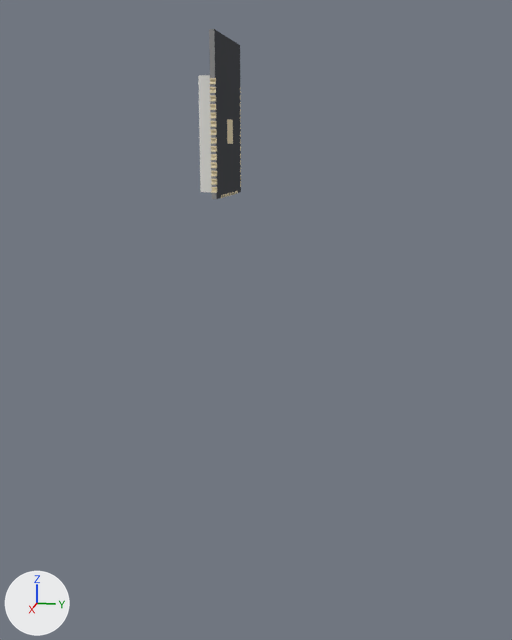
A saved change to the Blender file design/model.blend.
Before and after are seen from a camera (50 mm lens) standing at (15.7, 3.74, -0.57) and looking at (-0.07, 0.58, -4.52). Arrows for +X, +Y and +Z are at lower left; the lights stay in place.

In view in the first picture: 'esp32'.
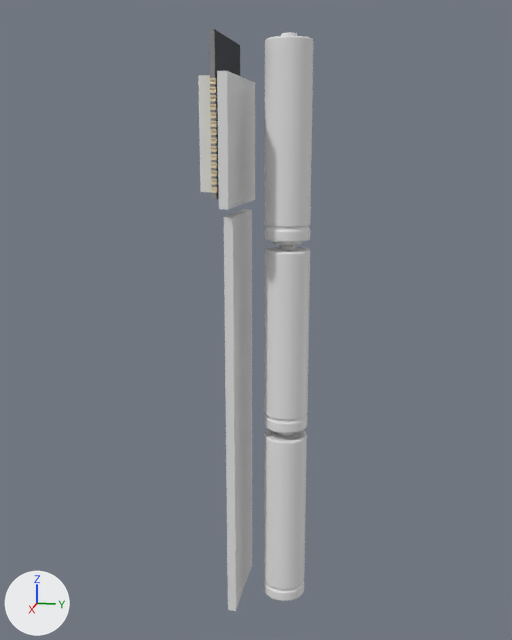
The newer file is also turned or shifted as a whole; pictures and numbers use the older file's frame.

Location of each change, (x1, y1, x2, y2) in pixels of the pictures (512 x 640 px):
'soil sensor', added
    after: (224, 209, 252, 611)
'2xAAA.002', added
    after: (264, 33, 314, 245)
'2xAAA.001', added
    after: (264, 245, 310, 434)
'2xAAA', added
    after: (264, 429, 307, 601)
'PCB', added
    after: (217, 71, 255, 210)

The change in detail:
Mesh me_2xaaa is new.
It has 3232 vertices, 2152 faces and spans x 38.7..71.9, y -2.1..35.3, z -10.5..12.4.
Mesh me_cube_001 is new.
It is a box spanning x -1.0..1.0, y 0.0..0.2, z -2.0..7.5.
Mesh me_cube_002 is new.
It is a box spanning x -1.4..1.4, y 0.8..1.0, z 10.5..13.2.
Object '2xAAA' (ob_2xaaa) is new; it shows me_2xaaa.
Its location is (4.56, -1.57, -7.26).
Its rotation in degrees is (66, 37, 141).
Its scale is (0.1, 0.1, 0.1).
Object '2xAAA.001' (ob_2xaaa_001) is new; it shows a copy of me_2xaaa.
Its location is (4.54, -1.57, -2.84).
Its rotation in degrees is (66, 37, 141).
Its scale is (0.1, 0.1, 0.1).
Object '2xAAA.002' (ob_2xaaa_002) is new; it shows a copy of me_2xaaa.
Its location is (4.53, -1.59, 1.58).
Its rotation in degrees is (66, 37, 141).
Its scale is (0.1, 0.1, 0.1).
Object 'soil sensor' (ob_soil_sensor) is new; it shows me_cube_001.
Its location is (0.0, 0.3, -9.55).
Its rotation in degrees is (0, 0, 180).
Object 'PCB' (ob_pcb) is new; it shows me_cube_002.
Its location is (0.0, 1.1, -12.35).
Its rotation in degrees is (0, 0, 180).
